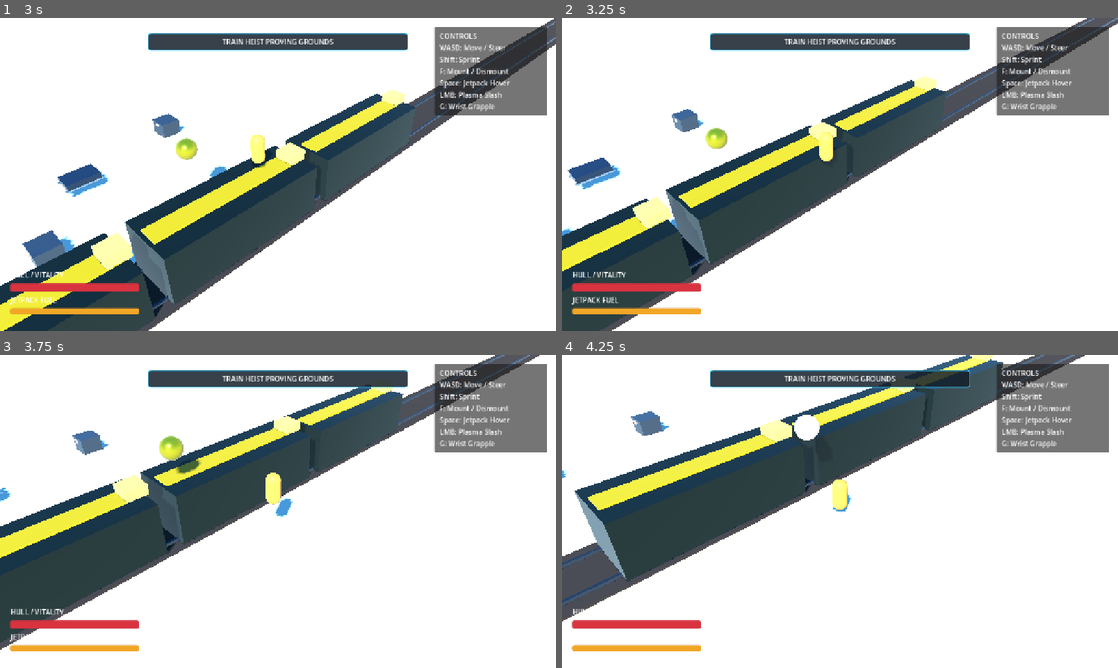
Above: before the commit, frames 1-4 (two rows, left to right).
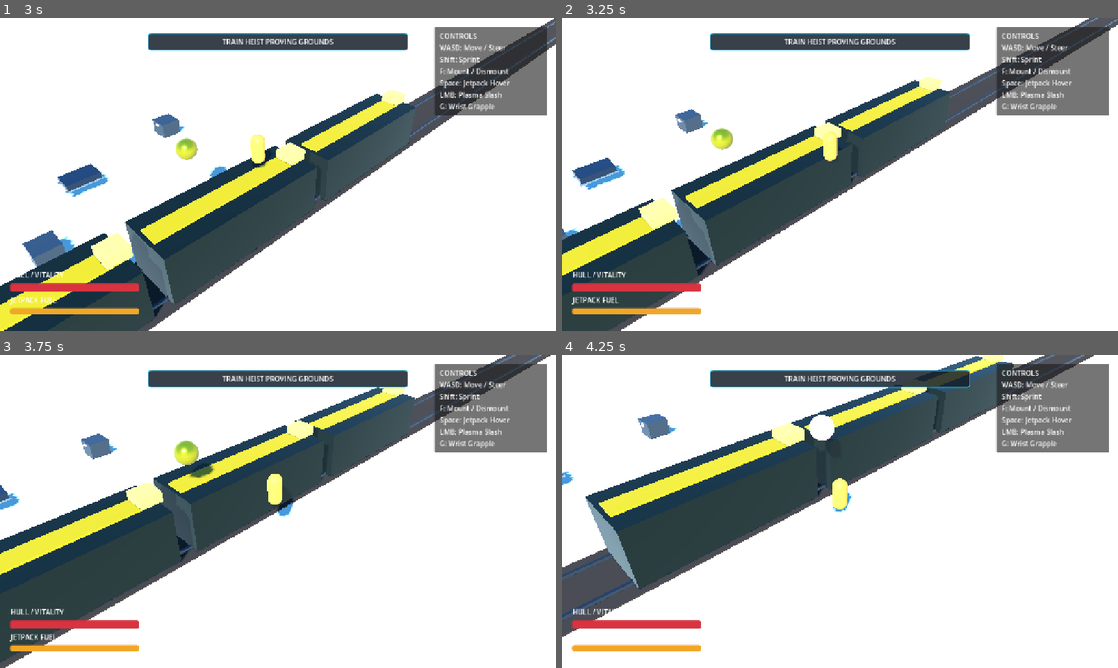
Above: after the commit, the same moments.

Repository: mcintalmo/drift
Game: Godot game, scene res://scenes/world/TrainHeistProvingGrounds.tscn
The game is run twice, just before and just after one commit, with the same random seed, the same clock (stepped at 60 frames per second) and the same inputs. This scene is started directly instead of the project's main scene.
Inputs (mouse positions are in pixels of both pictures, inside the frame that each line leads up to):
- Up to frame 1 (3 s): tap Enter (ui_accept) at 0.5, 0.77 s; move the mouse to (400, 158) at 0.52 s; hold E (pilot_lean_right) 0.53-1.25 s; click (400, 158) at 0.6 s; drag from (166, 190) to (250, 237) at 1.27 s; move the mouse to (333, 105) at 2.02 s; hold E (pilot_lean_right) 2.03-2.75 s; tap G (pilot_wrist_grapple) at 2.1 s; drag from (250, 237) to (111, 127) at 2.77 s
- Up to frame 2 (3.25 s): no input
- Up to frame 3 (3.75 s): move the mouse to (444, 558) at 3.52 s; hold Q (pilot_lean_left) from 3.53 s (still down); hold Right mouse button (winch_quick) from 3.53 s (still down)
- Up to frame 4 (4.25 s): keep holding Q (pilot_lean_left); keep holding Right mouse button (winch_quick); tap Enter (ui_accept) at 3.77 s

Frame 1 is identical in both runs. In frame 2, 5.4% of the frame differs, in the area x 0-100%, y 0-100%; in frame 3, 14%, in the area x 0-99%, y 0-100%; in frame 4, 11%.

Commit message:
Restrict pilot backpack imbalance veer to active locomotion only, ensuring stationary standstill

Diff:
--- a/scripts/state_machine/pilot_states/pilot_walking_state.gd
+++ b/scripts/state_machine/pilot_states/pilot_walking_state.gd
@@ -46,7 +46,6 @@
 		move_speed = base_walk_speed * 1.6
 
 	var input_dir: Vector2 = Input.get_vector(&"steer_left", &"steer_right", &"brake_reverse", &"accelerate")
-	var move_vec: Vector3 = Vector3.ZERO
 
 	var cam: Camera3D = pilot.get_viewport().get_camera_3d() if (pilot.is_inside_tree() and pilot.get_viewport()) else null
 	var cam_forward: Vector3 = -cam.global_transform.basis.z if (cam and cam.is_inside_tree()) else Vector3(0, 0, -1)
@@ -56,30 +55,23 @@
 	cam_right.y = 0.0
 	cam_right = cam_right.normalized()
 
-	# 2. Imbalance drift bias (pulls pilot in the direction of the heavy side)
-	var imbalance_pull: Vector3 = Vector3.ZERO
-	if backpack_mass > 15.0 and com_offset.length() > 0.01:
-		var pull_strength: float = (backpack_mass / 45.0) * 1.6
-		imbalance_pull = (cam_right * (com_offset.x / 0.20) * pull_strength) - (cam_forward * (com_offset.y / 0.20) * pull_strength * 0.6)
-
 	if input_dir.length() > 0.05:
 		var input_move: Vector3 = (cam_right * input_dir.x) + (cam_forward * input_dir.y)
 		input_move = input_move.normalized()
 
-		# Combine input vector with dynamic imbalance pull
-		move_vec = (input_move + (imbalance_pull * 0.35)).normalized()
+		# 2. Imbalance walking veer (only active while moving)
+		var pull_strength: float = clampf((backpack_mass / 70.0) * 0.35, 0.0, 0.45)
+		var imbalance_pull: Vector3 = (cam_right * (com_offset.x / 0.20) * pull_strength) - (cam_forward * (com_offset.y / 0.20) * pull_strength * 0.5)
+
+		var move_vec: Vector3 = (input_move + imbalance_pull).normalized()
 
 		pilot.rotation.y = lerp_angle(pilot.rotation.y, atan2(-move_vec.x, -move_vec.z), 14.0 * delta)
 		pilot.velocity.x = move_vec.x * move_speed
 		pilot.velocity.z = move_vec.z * move_speed
 	else:
-		# When idle with heavy imbalance, slight footing drift on ground
-		if backpack_mass > 40.0 and imbalance_pull.length() > 0.3:
-			pilot.velocity.x = move_toward(pilot.velocity.x, imbalance_pull.x * 0.4, 8.0 * delta)
-			pilot.velocity.z = move_toward(pilot.velocity.z, imbalance_pull.z * 0.4, 8.0 * delta)
-		else:
-			pilot.velocity.x = move_toward(pilot.velocity.x, 0.0, 25.0 * delta)
-			pilot.velocity.z = move_toward(pilot.velocity.z, 0.0, 25.0 * delta)
+		# Stationary: zero velocity, completely still
+		pilot.velocity.x = move_toward(pilot.velocity.x, 0.0, 30.0 * delta)
+		pilot.velocity.z = move_toward(pilot.velocity.z, 0.0, 30.0 * delta)
 
 	# 3. Procedural Torso Lean from Backpack Imbalance
 	var visual_model: Node3D = pilot.get_node_or_null("VisualModel") as Node3D
